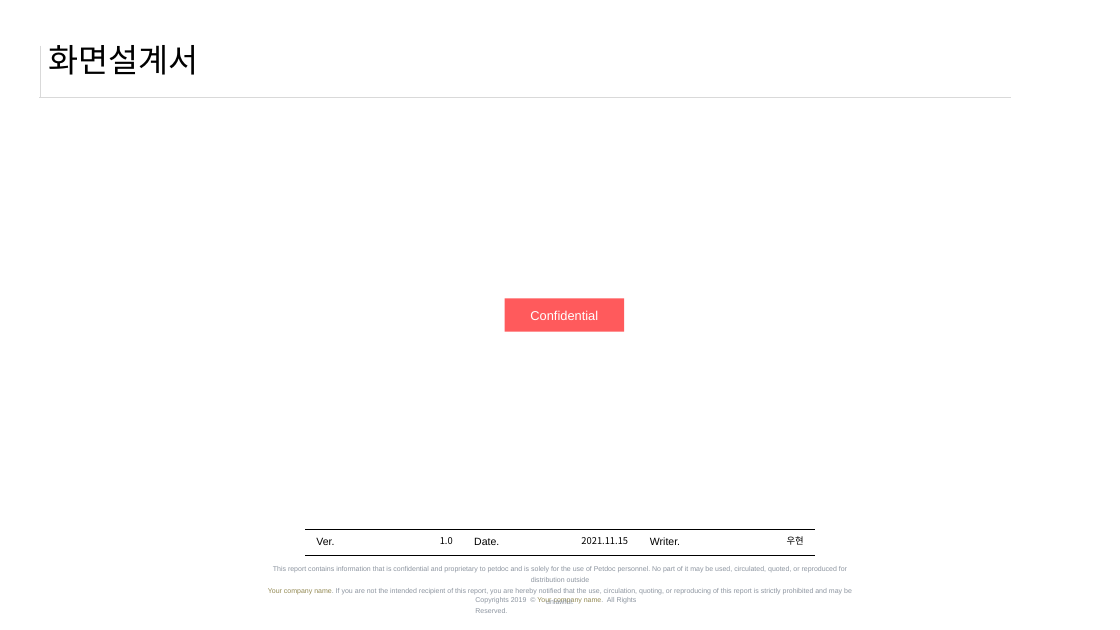
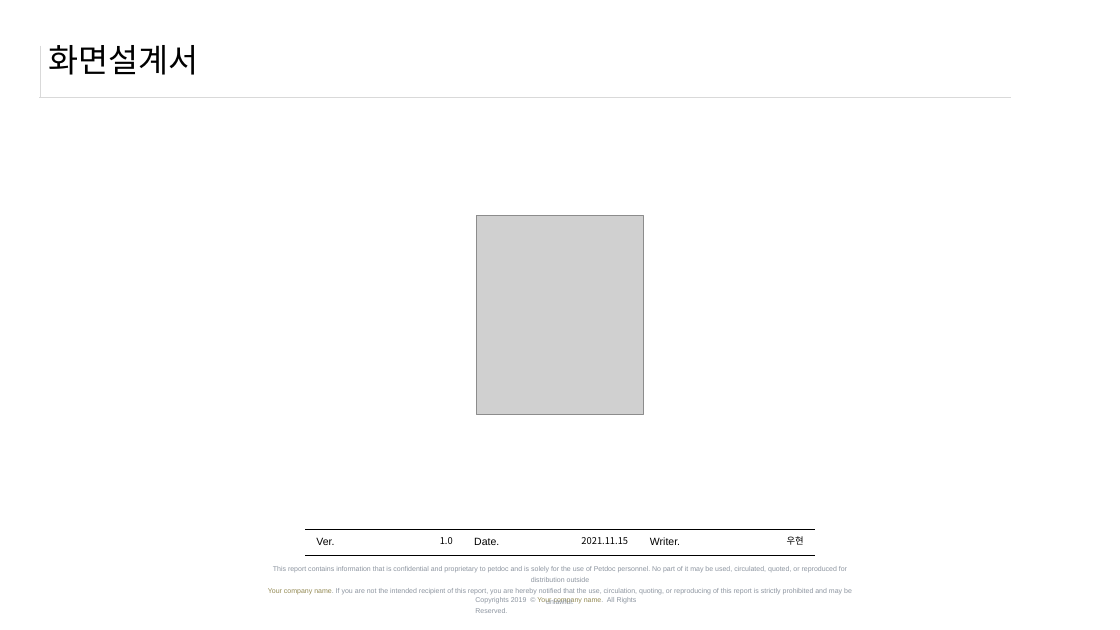
Before and after one commit to WooHyun94/Portfolio, a slide deck: slide 1 of 학교_School/3학년/모바일컴퓨팅(1)/실습과제/코르도바_웹앱 화면설계서.pptx. Drawn at 1120x630 pixels with LibreOffice and Linux fonts; fonts in the diff are those of the drawing; grey boxes stand for pictures. Boxes give left, top, right and bottom in pixels: in the first picture for what was removed or moved away, otherwise in the second. Text is boxed around its words. In the diff, an @@ line names an element or a change of style, - is before the commit and + after.

```diff
--- a/학교_School/3학년/모바일컴퓨팅(1)/실습과제/코르도바_웹앱 화면설계서.pptx
+++ b/학교_School/3학년/모바일컴퓨팅(1)/실습과제/코르도바_웹앱 화면설계서.pptx
@@ picture added at (x1=477, y1=215, x2=644, y2=415) @@
@@ rectangle removed at (x1=505, y1=298, x2=624, y2=331) @@
-Confidential
```
Also in this commit, not shown: 3 other slides changed, 4 slides added, 3 slides removed.
